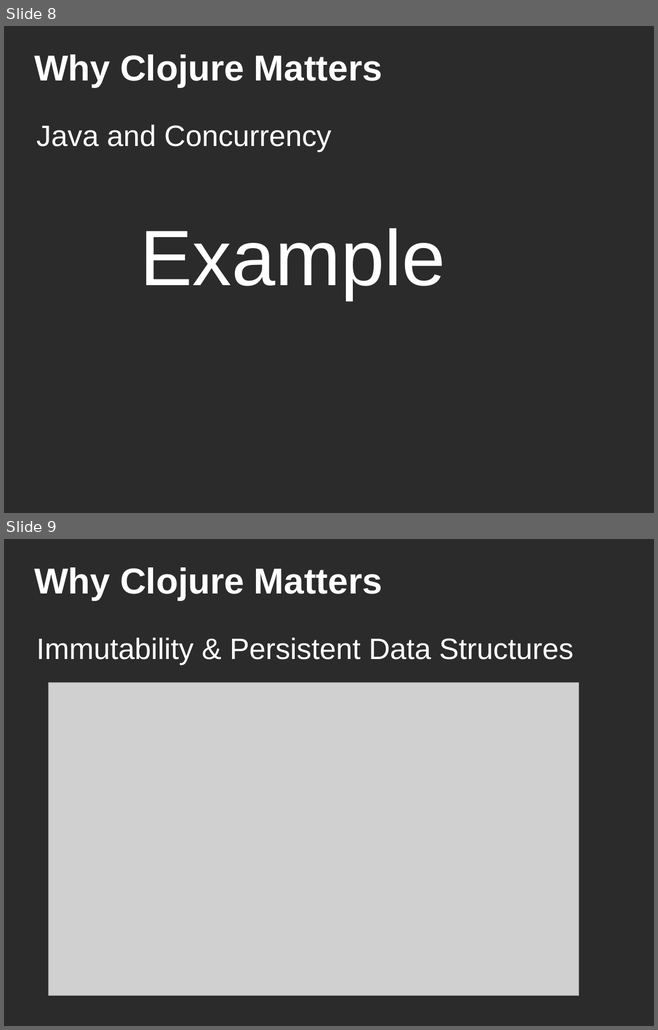
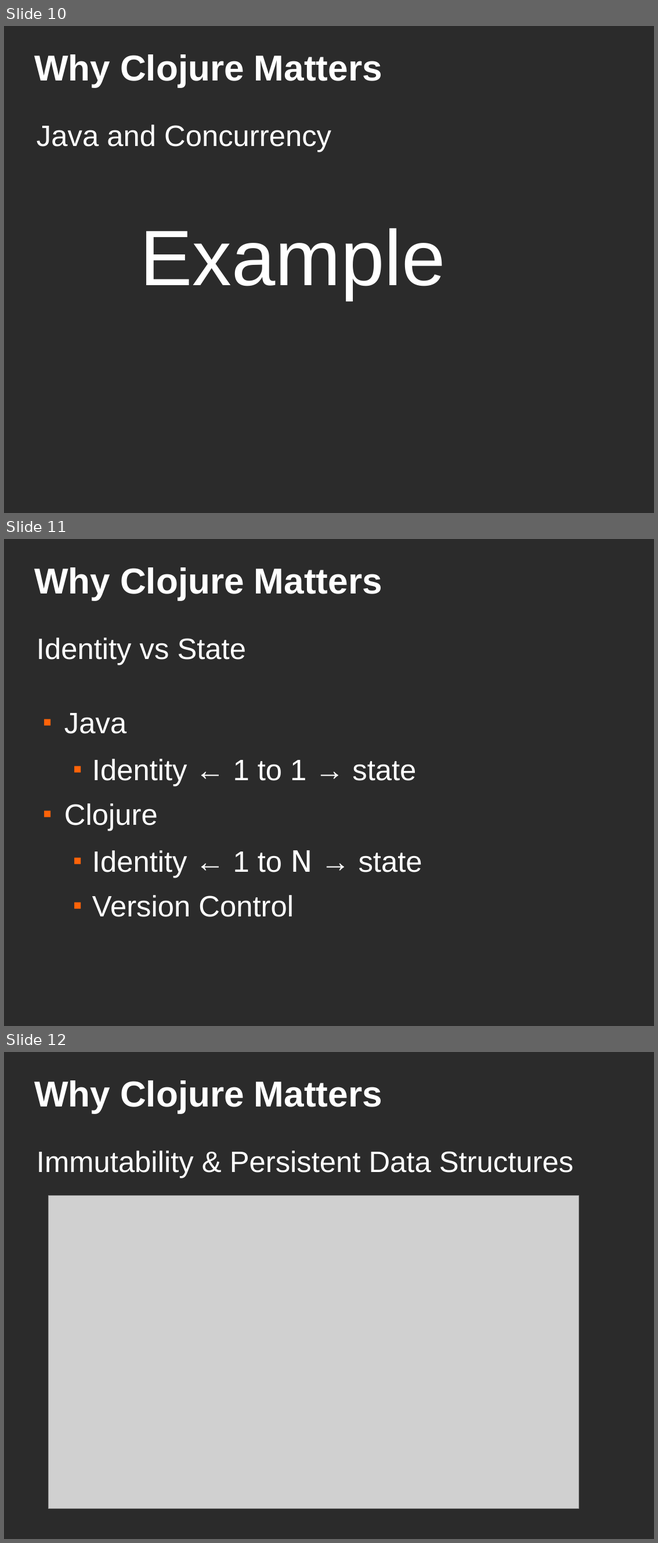
Before and after one commit to ckirkendall/cinjug-sept-2011, a slide deck: presentation/why-clojure-cinjug.odp. Shown one above the other, each under a label of ours: slides 8 and 9 before the commit, slides 10, 11 and 12 after it. The pictures are 658x1030 and 658x1543 pixels, drawn with LibreOffice and Linux fonts; fonts in the diff are those of the drawing; grey boxes stand for pictures; background and template pictures are left out; a plain dark background stands for a picture behind light text. Boxes give left, top, right and bottom in pixels: in the first picture for what was removed or moved away, otherwise in the second. Text is boxed around its words. In the diff, an @@ line names an element or a change of style, - is before the commit and + after.

```diff
--- a/presentation/why-clojure-cinjug.odp
+++ b/presentation/why-clojure-cinjug.odp
@@ slide 11 added at (4,539,654,1026), background picture (left out) @@
@@ title added at (34,567,382,600), 44 pt, text #FFFFFF, bold @@
+Why Clojure Matters
@@ text added at (36,638,422,917), 36 pt, text #FFFFFF @@
+Identity vs State
+■ Java
+  ■ Identity ← 1 to 1 → state
+■ Clojure
+  ■ Identity ← 1 to N → state
+  ■ Version Control
@@ what was slide 8 is now slide 10 @@
@@ what was slide 9 is now slide 12 @@
```
Also in this commit, not shown: 6 slides changed, 2 other slides added, 4 other files.
